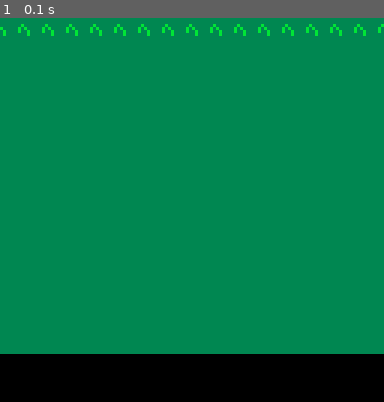
Above: before the commit, frame 1.
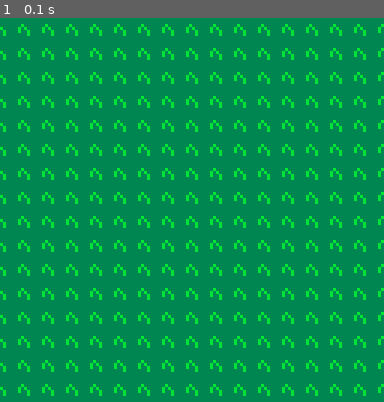
Above: after the commit, the same moment.

Repository: JohnErnestBonanno/pico8
Game: PICO-8 cartridge for_loops.p8
The game is run twice, just before and just after one commit, with the same random seed, the same clock (stepped at 60 frames per second) and the same inputs.
Inputs:
- Up to frame 1 (0.1 s): no input

The runs differ from the first frame. In frame 1, 20% of the frame differs, in the area x 0-100%, y 7-100%.

Commit message:
Fill entire map with grass

Diff:
--- a/for_loops.p8
+++ b/for_loops.p8
@@ -14,8 +14,10 @@
 function _draw()
 	cls()
 	map()
-	for i=0,15 do
-		mset(i,0,2)
+	for x=0,15 do
+		for y=0,15 do
+			mset(x,y,2)
+		end
 	--	print("hello cat "..i,8,8*i,i)
 	end
 
